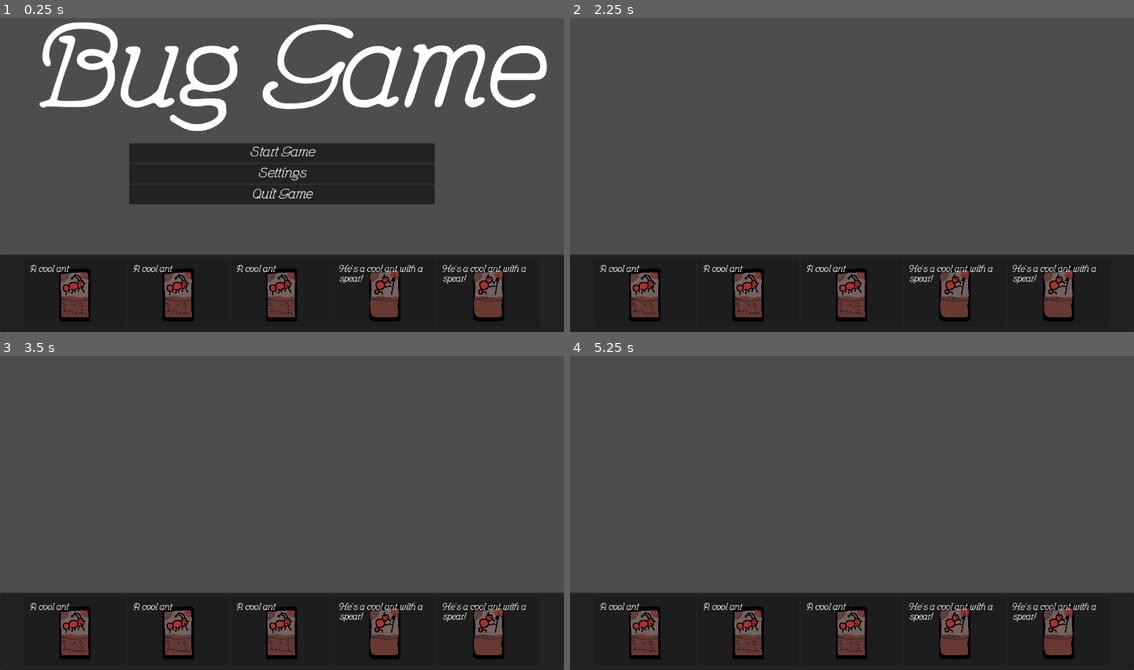
Above: before the commit, frames 1-4 (two rows, left to right).
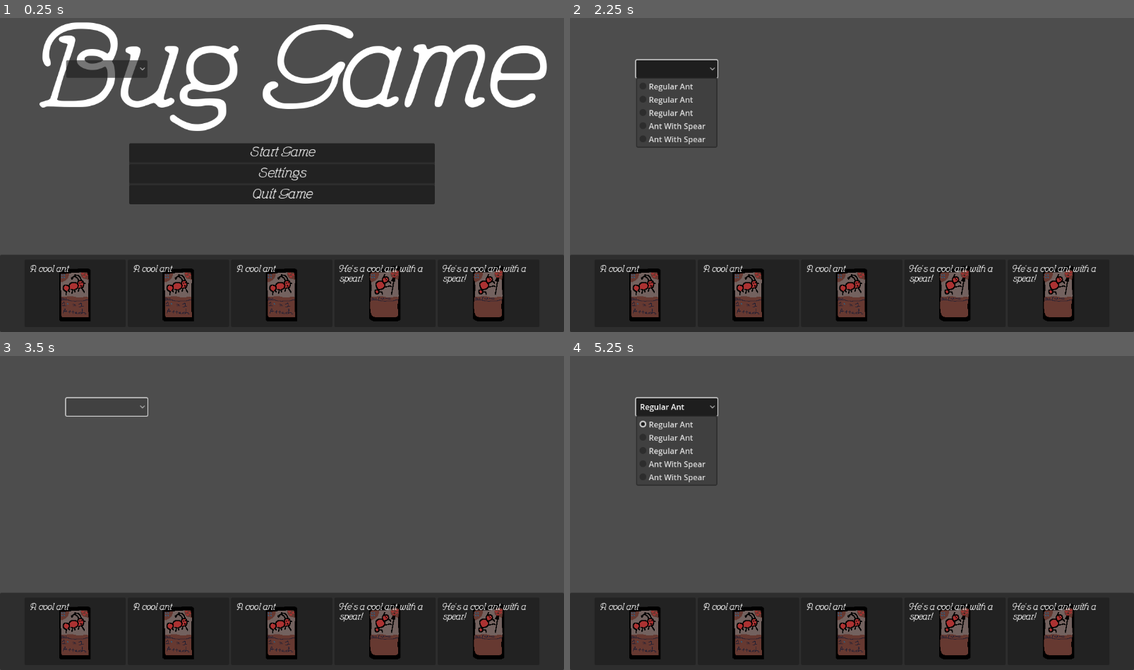
Above: after the commit, the same moments.

Repository: ccsf-cs-club/summer2024-bug-game
Game: Godot game, scene res://scenes/main.tscn
Two runs of this game, one before a commit and one after it. Both use one fixed random seed, a clock stepped at 60 frames per second and the inputs below.
Inputs (mouse positions are in pixels of both pictures, inside the frame that each line leads up to):
- Up to frame 1 (0.25 s): no input
- Up to frame 2 (2.25 s): click (677, 68) at 0.52 s; click "Start Game" at 1.25 s; click (677, 68) at 2.02 s
- Up to frame 3 (3.5 s): click (107, 406) at 2.77 s
- Up to frame 4 (5.25 s): tap Enter at 3.5 s; tap Space at 4.25 s; click (677, 406) at 5 s, where only the run after the commit has a clickable "Regular Ant"

The runs differ from the first frame. In frame 1, 0.8% of the frame differs, in the area x 11-27%, y 13-20%; in frame 2, 1.6%, in the area x 11-27%, y 13-42%; in frame 3, 0.1%; in frame 4, 1.5%.

Commit message:
Implimented card playing

Diff:
--- a/resources/Ant.tres
+++ b/resources/Ant.tres
@@ -6,8 +6,9 @@
 script = ExtResource("1_6syua")
 bigManaAmt = 0
 smallManaAmt = 2
-attack = 0
-defence = 0
+attack = 1
+defence = 2
+cardName = "Regular Ant"
 type = 0
 costBigManaAmt = 0
 costSmallManaAmt = 2
--- a/resources/AntWithSpear.tres
+++ b/resources/AntWithSpear.tres
@@ -8,6 +8,7 @@
 smallManaAmt = 0
 attack = 4
 defence = 4
+cardName = "Ant With Spear"
 type = 0
 costBigManaAmt = 0
 costSmallManaAmt = 0
--- /dev/null
+++ b/scenes/CardSelected.gd
@@ -0,0 +1,19 @@
+extends OptionButton
+#signal item_selected(selected_item)
+
+# Called when the node enters the scene tree for the first time.
+func _ready():
+	print("Populate")
+	populate_option_button()
+	# reset selection after population
+	selected = -1
+
+func populate_option_button():
+	for card in Player.cardsArray:
+		add_item(card.cardName)
+
+# signal function
+func _on_item_selected(index):
+	print("Hello meowmeowmeowmeowme")
+	var selected_item = get_item_text(index)
+	emit_signal("item_selected", selected_item)
--- /dev/null
+++ b/scenes/combatLoop.gd
@@ -0,0 +1,34 @@
+extends Node2D
+class_name CombatLoop
+
+@export var cardHandLayer: CanvasLayer
+
+
+
+# who plays what card
+func cardPlayed(card: Card):
+	# next in game loop or whatever
+	print("RARARARARARARARARAR: ", card.cardName)
+	# uhhh delete the card when it's played later :)
+
+	if card is UnitCard:
+		doSelfDamage(card.attack)
+
+	print(Player.healthPool)
+
+func doSelfDamage(damage: int):
+	Player.decrease_health(damage)
+
+
+func setCardListSignal(card_list: CanvasLayer):
+	print("Trying to get cardlist")
+	get_parent().card_list.cardPlayedSignal.connect(cardPlayed)
+
+# Called when the node enters the scene tree for the first time.
+func _ready():
+	pass # Replace with function body.
+
+
+# Called every frame. 'delta' is the elapsed time since the previous frame.
+func _process(delta):
+	pass
--- a/scenes/main.tscn
+++ b/scenes/main.tscn
@@ -1,7 +1,8 @@
-[gd_scene load_steps=11 format=3 uid="uid://dl4u5ryw6u6lo"]
+[gd_scene load_steps=12 format=3 uid="uid://dl4u5ryw6u6lo"]
 
 [ext_resource type="Script" path="res://scripts/main.gd" id="1_ogom7"]
 [ext_resource type="PackedScene" uid="uid://vvsenribpq0e" path="res://scenes/combatScene.tscn" id="2_nkoi4"]
+[ext_resource type="Script" path="res://scenes/combatLoop.gd" id="3_180ed"]
 [ext_resource type="PackedScene" uid="uid://bpba4bu1avk8h" path="res://scenes/combatUI.tscn" id="3_njpqy"]
 [ext_resource type="PackedScene" uid="uid://cxrli4cp1k6yl" path="res://scenes/enemyCardHand.tscn" id="4_vd4hd"]
 [ext_resource type="PackedScene" uid="uid://cu71qyilgsjgc" path="res://scenes/mapScene.tscn" id="5_u5vsj"]
@@ -14,7 +15,9 @@
 [node name="Main" type="Node2D"]
 script = ExtResource("1_ogom7")
 
-[node name="CombatScene" parent="." instance=ExtResource("2_nkoi4")]
+[node name="CombatScene" parent="." node_paths=PackedStringArray("cardHandLayer") instance=ExtResource("2_nkoi4")]
+script = ExtResource("3_180ed")
+cardHandLayer = NodePath("YourCardHandLayer")
 
 [node name="CombatUi" parent="CombatScene" instance=ExtResource("3_njpqy")]
 
@@ -23,6 +26,7 @@
 [node name="Tabletop" parent="CombatScene" instance=ExtResource("5_x7ftj")]
 
 [node name="YourCardHandLayer" parent="CombatScene" instance=ExtResource("6_l757w")]
+visible = false
 
 [node name="Delete this later" type="Node" parent="CombatScene/YourCardHandLayer"]
 
--- a/scenes/yourCardHand.gd
+++ b/scenes/yourCardHand.gd
@@ -1,7 +1,20 @@
 extends CanvasLayer
 
+@export var cardPlayed: OptionButton
+
 @export var hbox: HBoxContainer
+
+signal cardPlayedSignal(int)
+
 # Handles functions for manipulating the player's current hand
+#cardPlayed.item_selected.connect =
+
+
+# zoinks we need the card object
+func getIndexRelativeCard(selected_item: int):
+	print("Meowmeowmeomeowmoewmoew    ", selected_item)
+	cardPlayedSignal.emit(Player.cardsArray[selected_item])
+	#cardPlayedSignal.emit(42)
 
 # Function to add cards to the HBoxContainer
 func add_cards(cards: Array[Card]):
@@ -14,6 +27,7 @@
 
 # Called when the node enters the scene tree for the first time.
 func _ready():
+	cardPlayed.item_selected.connect(getIndexRelativeCard)
 	pass # Replace with function body.
 
 
--- a/scenes/yourCardHand.tscn
+++ b/scenes/yourCardHand.tscn
@@ -1,16 +1,18 @@
-[gd_scene load_steps=6 format=3 uid="uid://btt8n2bivimgl"]
+[gd_scene load_steps=7 format=3 uid="uid://btt8n2bivimgl"]
 
 [ext_resource type="Script" path="res://scenes/yourCardHand.gd" id="1_b8ky5"]
 [ext_resource type="Script" path="res://scenes/HBoxContainer.gd" id="2_4xnr4"]
 [ext_resource type="PackedScene" uid="uid://blsdayu0ykgoc" path="res://scenes/card.tscn" id="2_8fthn"]
 [ext_resource type="FontFile" uid="uid://cuhsatigs30dl" path="res://assets/feronia/Feronia.ttf" id="2_t11rx"]
+[ext_resource type="Script" path="res://scenes/CardSelected.gd" id="5_jpiau"]
 
 [sub_resource type="Theme" id="Theme_mi2yk"]
 default_font = ExtResource("2_t11rx")
 default_font_size = 10
 
-[node name="YourCardHandLayer" type="CanvasLayer" node_paths=PackedStringArray("hbox")]
+[node name="YourCardHandLayer" type="CanvasLayer" node_paths=PackedStringArray("cardPlayed", "hbox")]
 script = ExtResource("1_b8ky5")
+cardPlayed = NodePath("CardSelected")
 hbox = NodePath("YourCardHandNode/PanelContainer/MarginContainer/CardListHBox")
 
 [node name="YourCardHandNode" type="Control" parent="."]
@@ -65,3 +67,11 @@
 [node name="CardControl5" parent="YourCardHandNode/PanelContainer/MarginContainer/CardListHBox" instance=ExtResource("2_8fthn")]
 visible = false
 layout_mode = 2
+
+[node name="CardSelected" type="OptionButton" parent="."]
+offset_left = 135.0
+offset_top = 92.0
+offset_right = 301.0
+offset_bottom = 128.0
+allow_reselect = true
+script = ExtResource("5_jpiau")
--- a/scripts/card.gd
+++ b/scripts/card.gd
@@ -1,5 +1,7 @@
 extends Resource
 class_name Card
+
+@export var cardName: String = ""
 
 @export_enum("Unit", "Spell") var type: int
 @export var costBigManaAmt: int
--- a/scripts/main.gd
+++ b/scripts/main.gd
@@ -1,20 +1,26 @@
 extends Node2D
+class_name main
+ # Meowdy
 
- # Meowdy
+
+var card_list = null
+
 
 # Called when the node enters the scene tree for the first time.
 func _ready():
 
 
 	var card_list_scene = preload("res://scenes/yourCardHand.tscn")
-	var card_list = card_list_scene.instantiate()
+	print("Card_list has been instantiated")
+	card_list = card_list_scene.instantiate()
 
 
 	# Adds the card list child!! Make sure to hid existing one
 
 	$CombatScene.add_child(card_list)
+	card_list.add_cards(Player.cardsArray) # FIXME: eventually create randomized starting hand out of cards in PlayerInventory?
 
-	card_list.add_cards(Player.cardsArray) # FIXME: eventually create randomized starting hand out of cards in PlayerInventory?
+	$CombatScene.setCardListSignal(card_list)
 
 
 # Called every frame. 'delta' is the elapsed time since the previous frame.
